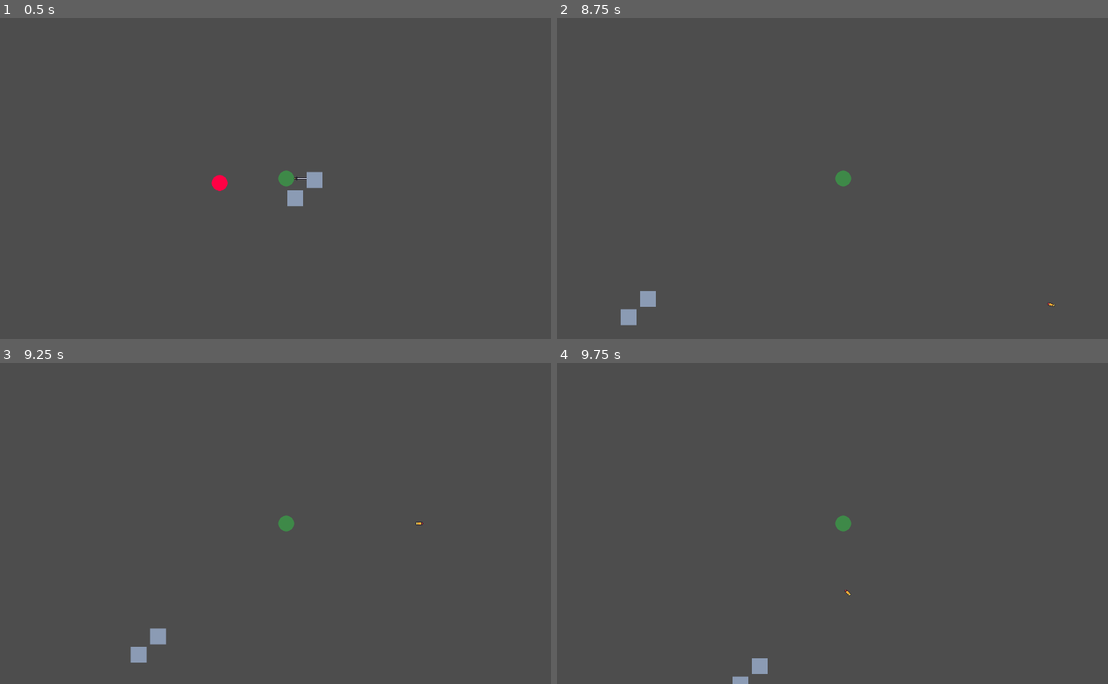
Above: before the commit, frames 1-4 (two rows, left to right).
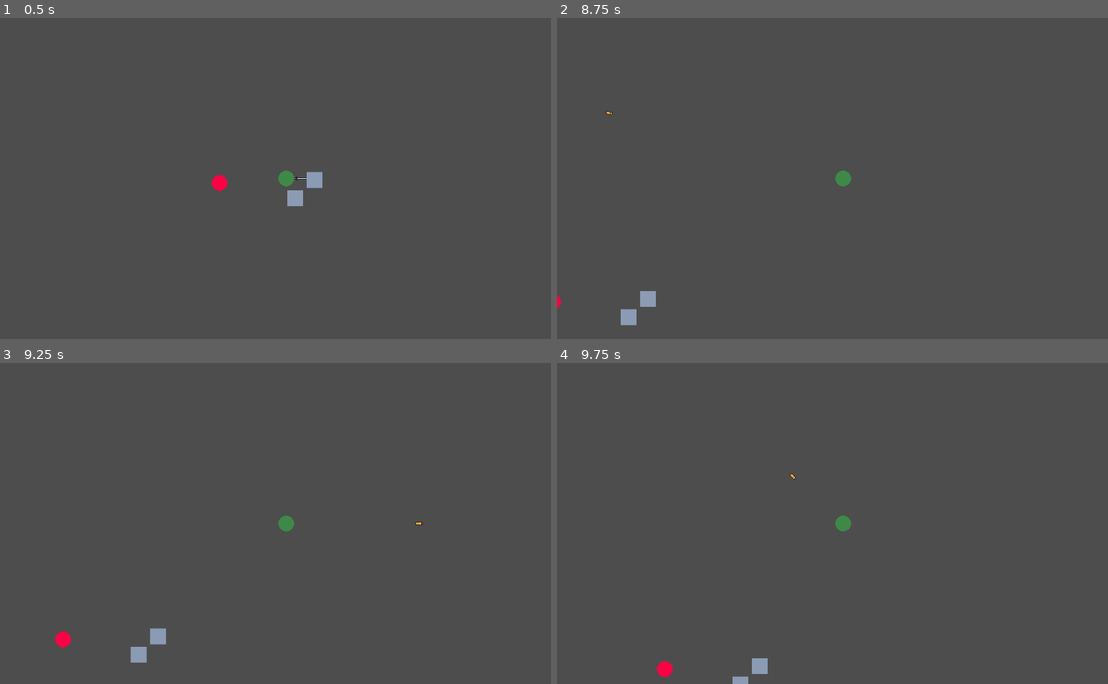
Above: after the commit, the same moments.

Repository: whocares-abt/fast-pace
Game: Godot game, scene res://Scenes/debug_map.tscn
The game is run twice, just before and just after one commit, with the same random seed, the same clock (stepped at 60 frames per second) and the same inputs.
Inputs (mouse positions are in pixels of both pictures, inside the frame that each line leads up to):
- Up to frame 1 (0.5 s): no input
- Up to frame 2 (8.75 s): tap Enter at 0.5, 2.75, 6.5 s; move the mouse to (815, 242) at 0.52 s; press the mouse at (815, 242) at 0.53 s; hold W (move_up) 0.53-2.03 s; move the mouse to (1014, 226) at 1.27 s; release the mouse at (1014, 226) at 1.28 s; click (1014, 226) at 1.35 s; tap Space at 2, 5.75, 7.25 s; move the mouse to (672, 130) at 2.02 s; press the mouse at (672, 130) at 2.03 s; hold A (move_left) 2.03-3.53 s; move the mouse to (871, 178) at 2.77 s; release the mouse at (871, 178) at 2.78 s; click (871, 178) at 2.85 s; move the mouse to (755, 98) at 3.52 s; press the mouse at (755, 98) at 3.53 s; hold S (move_down) 3.53-4.28 s; move the mouse to (970, 162) at 4.27 s; release the mouse at (970, 162) at 4.28 s; hold D (move_right) 4.28-5.03 s; click (970, 162) at 4.35 s; move the mouse to (727, 194) at 5.02 s; press the mouse at (727, 194) at 5.03 s; hold W (move_up) 5.03-5.78 s; move the mouse to (898, 107) at 5.77 s; release the mouse at (898, 107) at 5.78 s; hold D (move_right) 5.78-8.03 s; click (898, 107) at 5.85 s; move the mouse to (815, 242) at 6.52 s; press the mouse at (815, 242) at 6.53 s; move the mouse to (1014, 226) at 7.27 s; release the mouse at (1014, 226) at 7.28 s; click (1014, 226) at 7.35 s; move the mouse to (672, 130) at 8.02 s; press the mouse at (672, 130) at 8.03 s; hold S (move_down) from 8.03 s (still down)
- Up to frame 3 (9.25 s): move the mouse to (314, 523) at 8.77 s; release S (move_down) at 8.78 s; release the mouse at (314, 523) at 8.78 s; hold A (move_left) from 8.78 s (still down); click (314, 523) at 8.85 s
- Up to frame 4 (9.75 s): move the mouse to (755, 443) at 9.52 s; release A (move_left) at 9.53 s; press the mouse at (755, 443) at 9.53 s; hold W (move_up) from 9.53 s (still down)

Frame 1 is identical in both runs. In frame 2, less than 0.1% of the frame differs, in the area x 0-91%, y 28-91%; in frame 3, 0.1%; in frame 4, 0.1%, in the area x 18-54%, y 34-98%.

Commit message:
Fixed bugs with bullets by adding pivot

Diff:
--- a/Scenes/Combat/weapon.tscn
+++ b/Scenes/Combat/weapon.tscn
@@ -9,13 +9,15 @@
 [node name="Weapon" type="Node2D"]
 script = ExtResource("1_krqjp")
 
-[node name="AnimatedSprite2D" type="AnimatedSprite2D" parent="."]
+[node name="WeaponPivot" type="Node2D" parent="."]
+
+[node name="AnimatedSprite2D" type="AnimatedSprite2D" parent="WeaponPivot"]
 position = Vector2(30, 0)
 sprite_frames = ExtResource("2_6f3fa")
 animation = &"attack"
 
-[node name="AttackHurtbox" parent="." instance=ExtResource("2_k4liq")]
+[node name="AttackHurtbox" parent="WeaponPivot" instance=ExtResource("2_k4liq")]
 
-[node name="CollisionShape2D" type="CollisionShape2D" parent="AttackHurtbox"]
+[node name="CollisionShape2D" type="CollisionShape2D" parent="WeaponPivot/AttackHurtbox"]
 position = Vector2(30, 0)
 shape = SubResource("RectangleShape2D_k4liq")
--- a/Scripts/Combat/bullet.gd
+++ b/Scripts/Combat/bullet.gd
@@ -2,6 +2,7 @@
 
 @onready var hurtbox = $Hurtbox
 @onready var environment_collider = $EnvironmentCollider
+@onready var sprite = $Sprite2D
 
 @export var velocity : Vector2 = Vector2(700, 0)
 
@@ -21,8 +22,7 @@
 func set_direction(new_direction : Vector2):
 	assert(new_direction.x != 0 or new_direction.y != 0)
 	velocity = velocity.length() * (new_direction.normalized())
-	print(new_direction)
-	print(velocity)
+	rotation = new_direction.angle()
 
 func set_speed(new_speed):
 	velocity *= (new_speed)/velocity.length()
--- a/Scripts/Combat/weapon.gd
+++ b/Scripts/Combat/weapon.gd
@@ -15,8 +15,9 @@
 
 var stats : WeaponStats = load("res://Resources/Combat/pistol.tres")
 
-@onready var melee_hurtbox = $AttackHurtbox
-@onready var sprite = $AnimatedSprite2D
+@onready var pivot = $WeaponPivot # For rotating hitboxes and sprites
+@onready var melee_hurtbox = $WeaponPivot/AttackHurtbox
+@onready var sprite = $WeaponPivot/AnimatedSprite2D
 
 # Called when the node enters the scene tree for the first time.
 func _ready() -> void:
@@ -31,18 +32,10 @@
 
 func attack(attack_direction : Vector2):
 	sprite.play("attack")
-
-	# Rotate node to rotate sprite and hurtbox
-	rotation = attack_direction.angle()
+	rotate_pivot(attack_direction)
 
 	if (ranged):
-		var bullet = projectile.instantiate()
-		add_child(bullet)
-		bullet.set_speed(projectile_speed)
-		bullet.set_direction(attack_direction)
-		bullet.add_hurtbox_owner("Player")
-		await get_tree().create_timer(attack_hold).timeout
-
+		instantiate_projectile(attack_direction)
 	else:
 		melee_hurtbox.enable_hurtbox()
 		await get_tree().create_timer(attack_hold).timeout
@@ -52,5 +45,15 @@
 
 	await get_tree().create_timer(1/firing_rate).timeout
 
+func rotate_pivot(direction):
+	pivot.rotation = direction.angle()
+
+func instantiate_projectile(direction):
+	var bullet = projectile.instantiate()
+	add_child(bullet)
+	bullet.set_speed(projectile_speed)
+	bullet.set_direction(direction)
+	bullet.add_hurtbox_owner("Player")
+
 func add_hurtbox_owner():
 	pass
